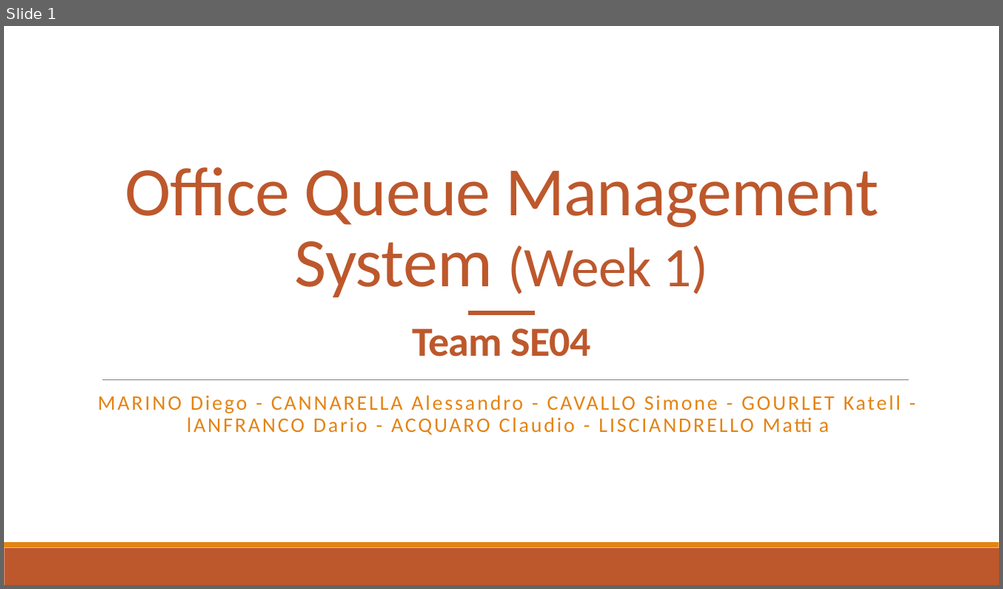
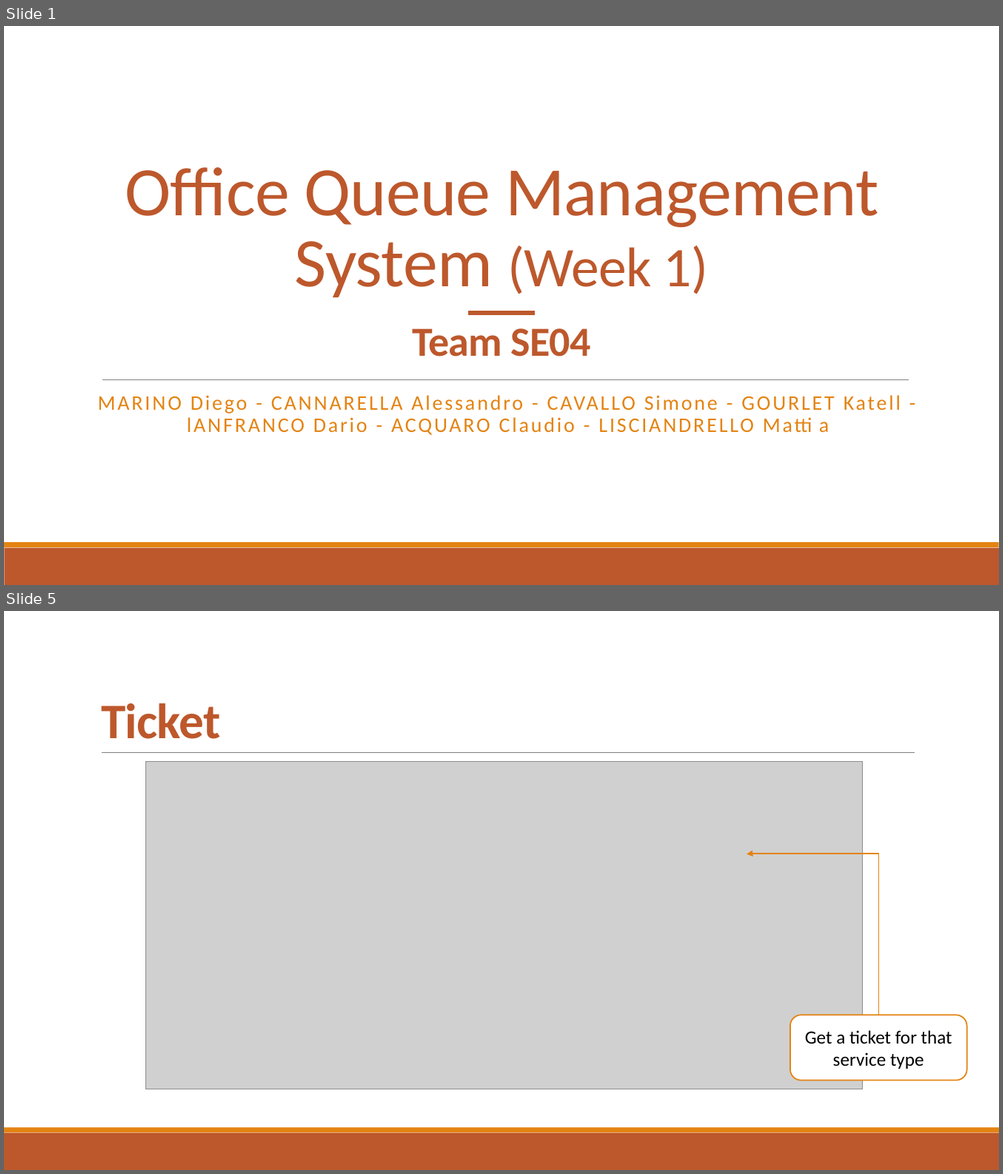
Before and after one commit to djemar/se2021-04-OfficeQueueManager, a slide deck: PresentationW1.pptx. Shown one above the other, each under a label of ours: slide 1 before the commit, slides 1 and 5 after it; the slides between them are not shown. The pictures are 1003x589 and 1003x1174 pixels, drawn with LibreOffice and Linux fonts; fonts in the diff are those of the drawing; grey boxes stand for pictures. Boxes give left, top, right and bottom in pixels: in the first picture for what was removed or moved away, otherwise in the second. Text is boxed around its words. In the diff, an @@ line names an element or a change of style, - is before the commit and + after.

```diff
--- a/PresentationW1.pptx
+++ b/PresentationW1.pptx
@@ slide 5 added at (4,611,999,1170), background #FFFFFF; not listed: 2 template elements that a slide beside it also shows @@
@@ title added at (101,703,220,739), 48 pt, text #BD582C, bold @@
+Ticket
@@ line added from (102, 753) to (915, 753), #808080 0.5 pt @@
@@ picture added at (146,762,862,1090) @@
@@ elbow arrow added from (879, 1015) to (746, 854), #E48312 1 pt @@
@@ rounded rectangle added at (790,1015,967,1081), fill #FFFFFF, outline #E48312 1.25 pt, 18 pt, text #000000 @@
+Get a ticket for that service type
```
Also in this commit, not shown: 5 slides changed, 4 other slides added, 1 slide removed, 2 other files.
